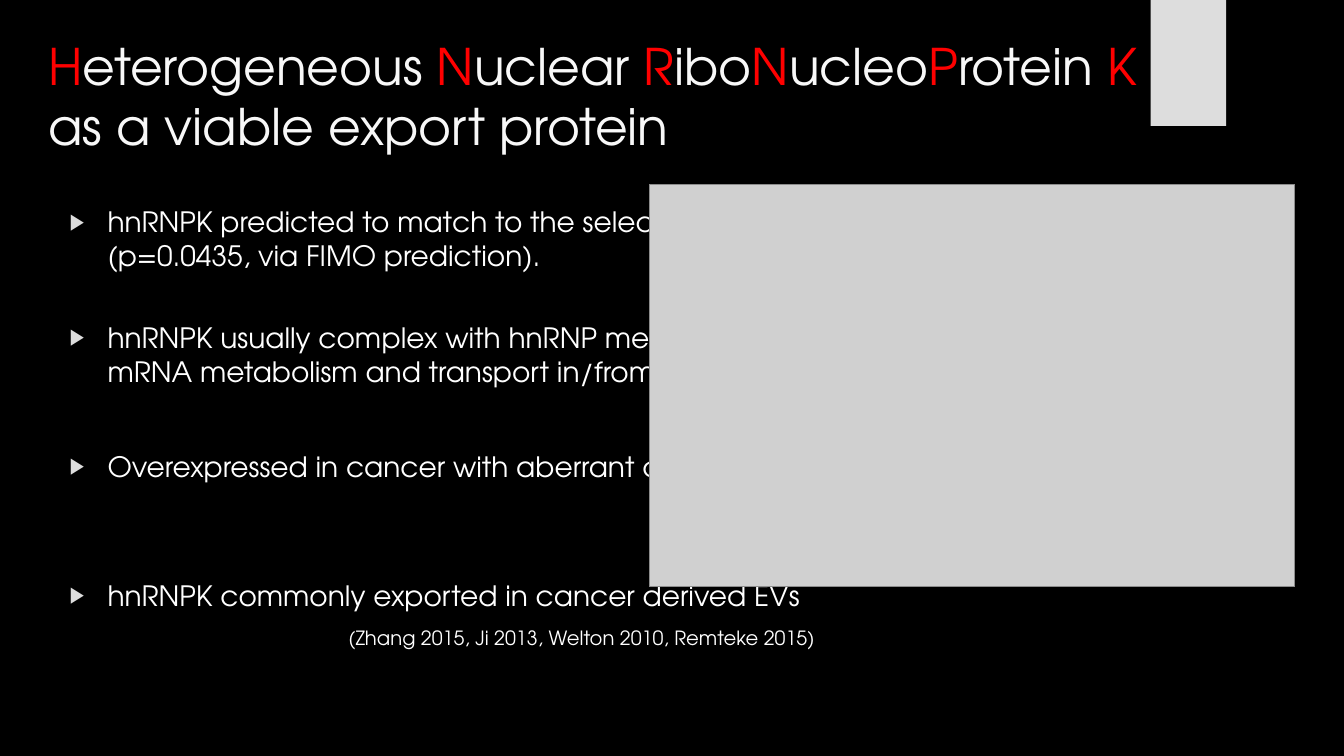
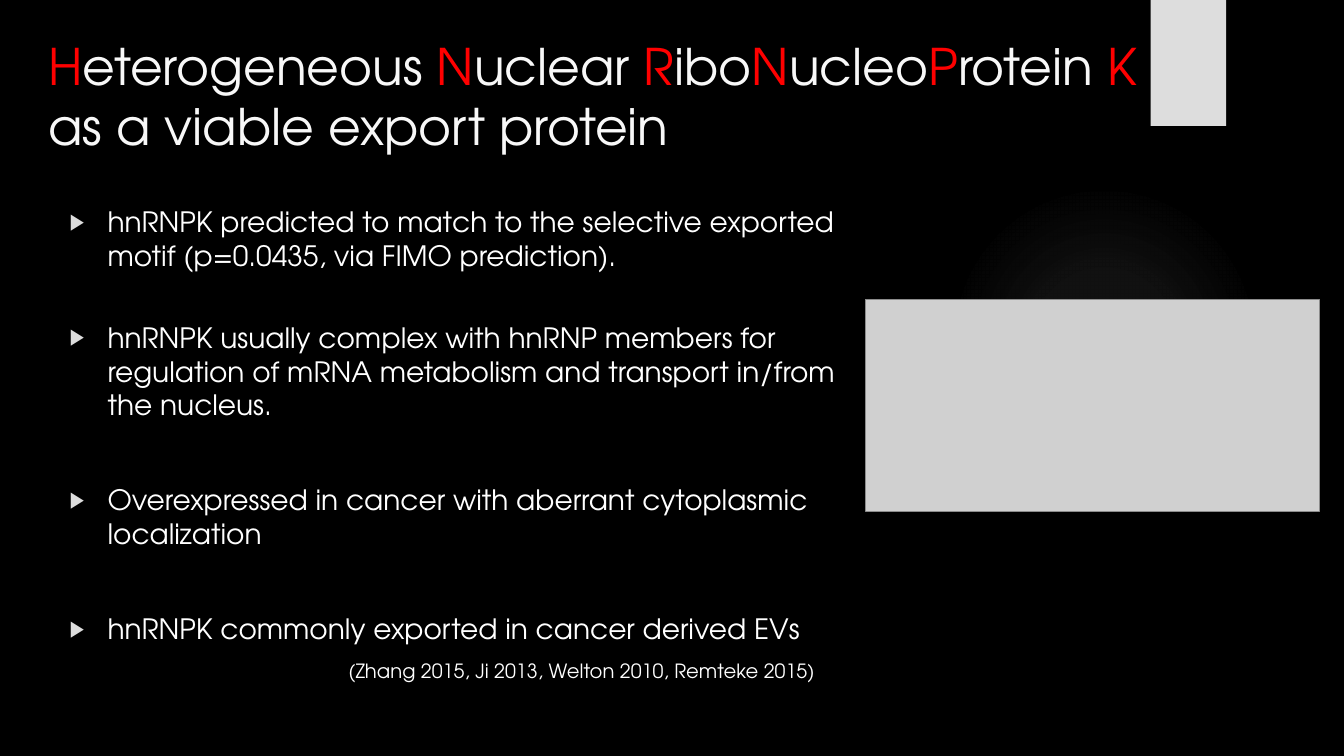
Before and after one commit to HarleyRobinson/Honours2, a slide deck: slide 14 of SeminarSlides.pptx. Drawn at 1344x756 pixels with LibreOffice and Linux fonts; fonts in the diff are those of the drawing; grey boxes stand for pictures; background and template pictures are left out. Boxes give left, top, right and bottom in pixels: in the first picture for what was removed or moved away, otherwise in the second. Text is boxed around its words. In the diff, an @@ line names an element or a change of style, - is before the commit and + after.

```diff
--- a/SeminarSlides.pptx
+++ b/SeminarSlides.pptx
@@ text "hnRNPK predicted to match to ..." rewrapped from [108, 203, 815, 650] to [108, 211, 835, 683] @@
@@ picture removed at [649, 185, 1296, 587] @@
@@ picture added at [866, 299, 1320, 511] @@
```
Also in this commit, not shown: 3 other slides changed, 1 other file.
